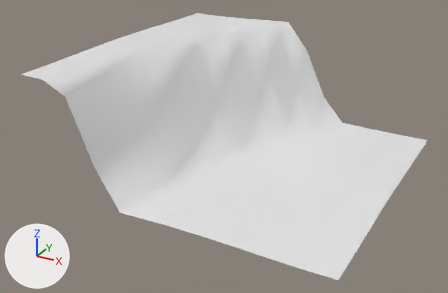
Two versions of the OBJ model models/areas/sprouthollow/grass_-2_-1.obj, one commit apart.
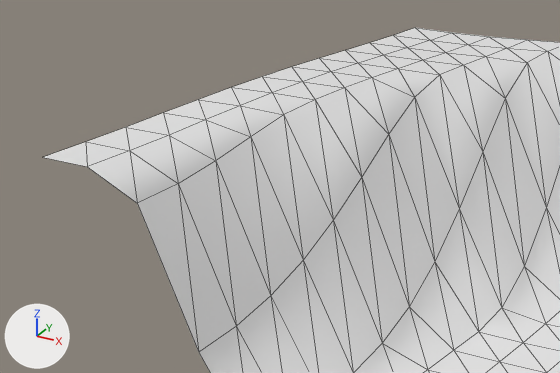
Each version is shown whole from a camera (50 mm lens) standing at (-15.25, -29.89, 21.8) and looking at (-37.2, 10.02, 1.85), then close up on the part from 0% to 59% of the width and 0% to 60% of the height. The axes (+X, +Y, +Z) are drawn at lower left. The lights are the same throughout. The first two pictures are the older version. The close-ups show mesh edges as thin lines. Where no turn or scale is listed for an object, it has been applied to the vertices. Vertices at exactly the same position are counted once.

Names of what the first close-up shows: 'grass_-2_-1'.
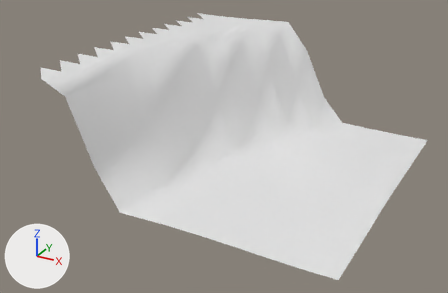
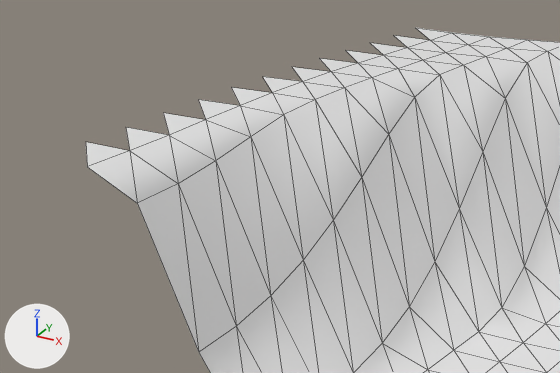
The change in detail:
me_grass__2__1 is used by ob_grass__2__1; location (0.0, 0.0, 0.0).
me_grass__2__1 had 169 vertices, 288 faces and spanned x -48.0..-24.0, y 0.0..24.0, z -0.1..9.1.
me_grass__2__1 now has 168 vertices, 276 faces and spans x -48.0..-24.0, y 0.0..24.0, z -0.1..9.1.
Part 1, on me_grass__2__1:
1 vertex is removed from x -48.0, y 0.0, z 8.9.
12 faces are deleted.

Where the change shows, as pixel boxes [x1, y1, x2, y2] in the close-ups (560 x 373 px):
'grass_-2_-1', reshaped
    before: [43, 28, 560, 373]
    after: [86, 28, 560, 373]
part 1 of me_grass__2__1, deleted
    before: [43, 28, 429, 167]
